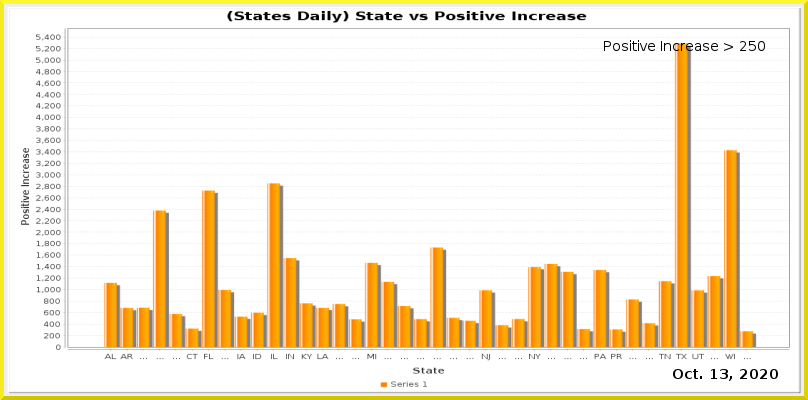
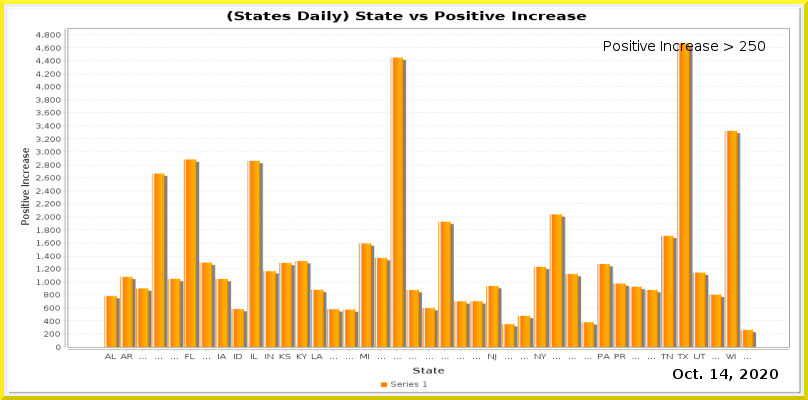
Layered file, before and after one edit (808 × 400). Changes by layer:
painted on "Current Date" over [720, 369, 728, 379]
painted on "Date_vs_TestIncrease.png" over [36, 32, 790, 361]
